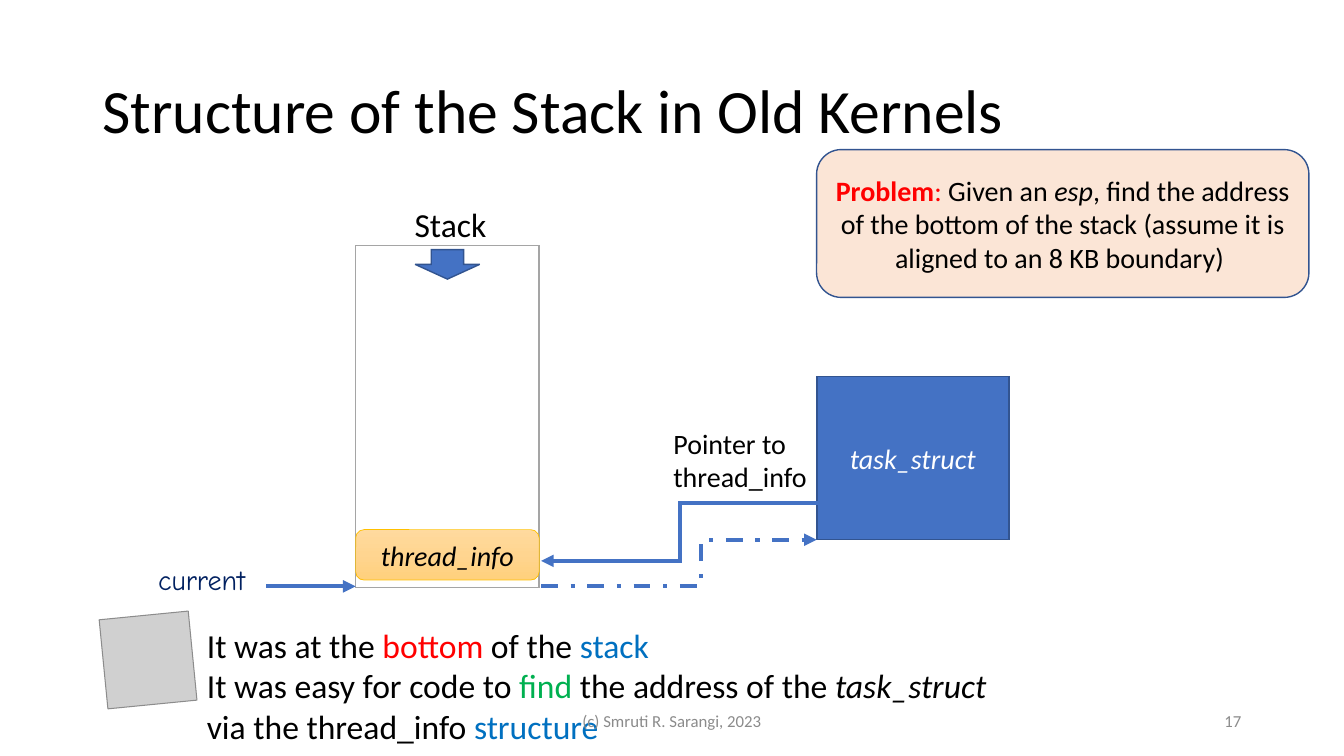
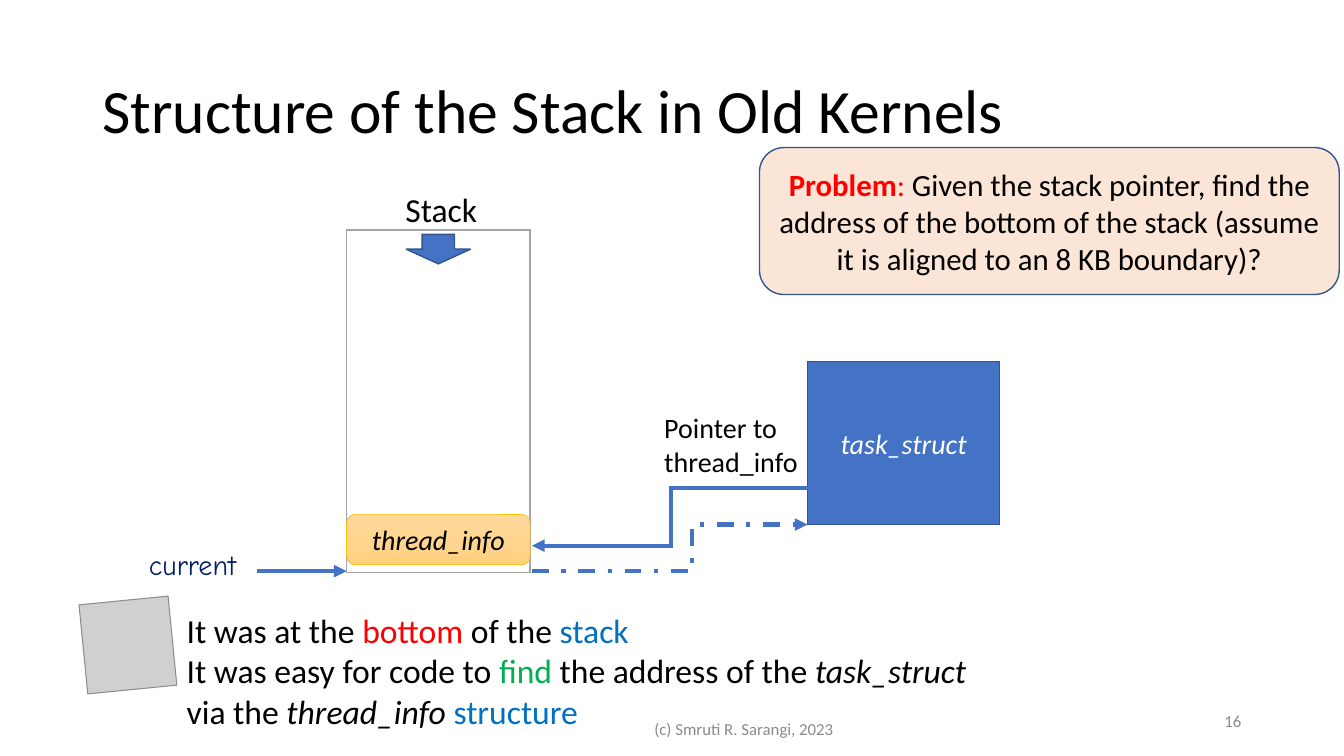
Before and after one commit to srsarangi/srsarangi.github.io, a slide deck: slide 16 of osbook/slides/3.processes.pptx (slide 17 before the commit). Drawn at 1344x756 pixels with LibreOffice and Linux fonts; fonts in the diff are those of the drawing; grey boxes stand for pictures. Boxes give left, top, right and bottom in pixels: in the first picture for what was removed or moved away, otherwise in the second. Text is boxed around its words. In the diff, an @@ line names an element or a change of style, - is before the commit and + after.

```diff
--- a/osbook/slides/3.processes.pptx
+++ b/osbook/slides/3.processes.pptx
@@ rounded rectangle "Problem: Given the stack pointer, ...": place and size @@
-rounded rectangle "Problem: Given the stack pointer, ..." at <box>817,149,1309,297</box>
+rounded rectangle "Problem: Given the stack pointer, ..." at <box>759,147,1339,294</box>
@@ text in rounded rectangle at <box>779,174,1319,276</box>: text changed; size 20 to 22 pt @@
-Problem: Given an esp, find the address of the bottom of the stack (assume it is aligned to an 8 KB boundary)
+Problem: Given the stack pointer, find the address of the bottom of the stack (assume it is aligned to an 8 KB boundary)?
@@ 3 texts, 2 rectangles, 2 elbow arrows, 1 rounded rectangle, 1 down arrow, 1 arrow: place and size @@
-3 texts, 2 rectangles, 2 elbow arrows, 1 rounded rectangle, 1 down arrow, 1 arrow at <box>158,213,1009,591</box>
+3 texts, 2 rectangles, 2 elbow arrows, 1 rounded rectangle, 1 down arrow, 1 arrow at <box>149,198,1000,576</box>
@@ picture: place and size @@
-picture at <box>99,611,197,709</box>
+picture at <box>79,596,177,694</box>
@@ text "It was at the bottom ...": place and size @@
-text "It was at the bottom ..." at <box>207,634,986,744</box>
+text "It was at the bottom ..." at <box>187,619,966,729</box>
@@ text at <box>187,659,966,729</box>: italic on in "thread_info" @@
@@ text "(c) Smruti R. Sarangi, 2023": place and size @@
-text "(c) Smruti R. Sarangi, 2023" at <box>582,715,761,732</box>
+text "(c) Smruti R. Sarangi, 2023" at <box>654,723,833,738</box>
@@ page number at <box>1224,716,1241,727</box>: text changed @@
-17
+16
```
Also in this commit, not shown: 24 other slides changed, 4 slides added, 1 slide removed, 6 other files.
